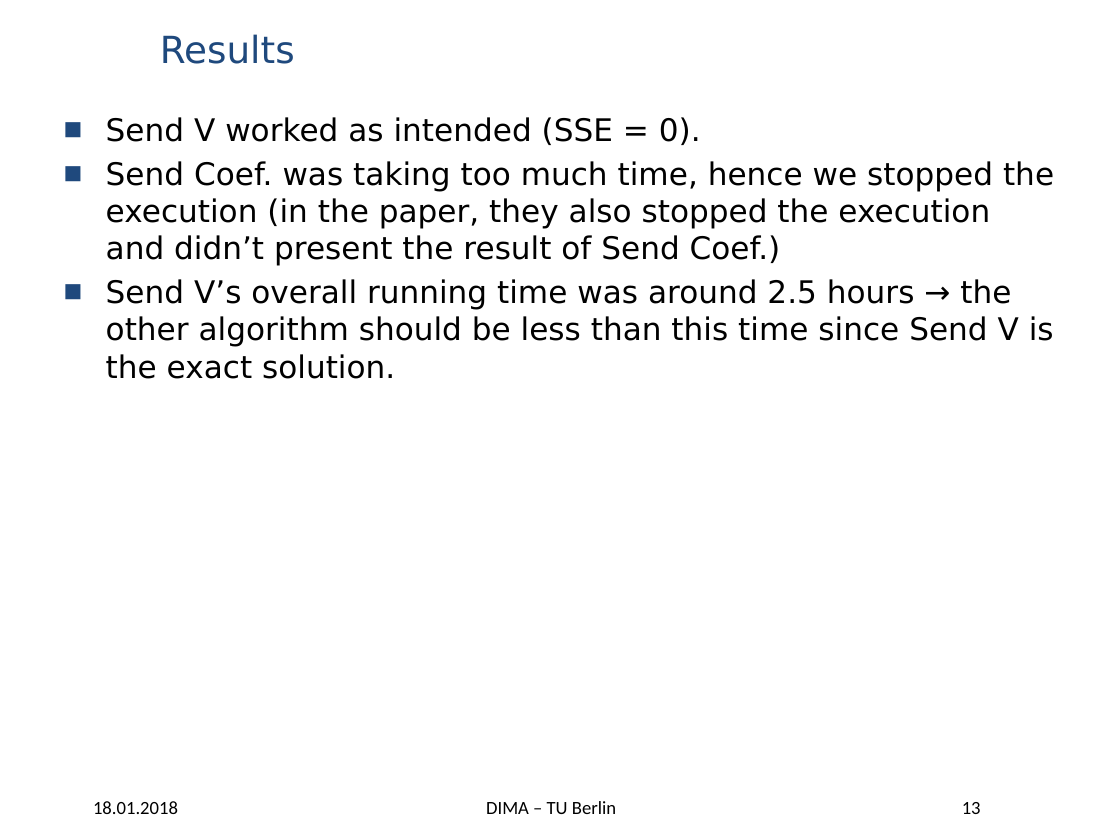
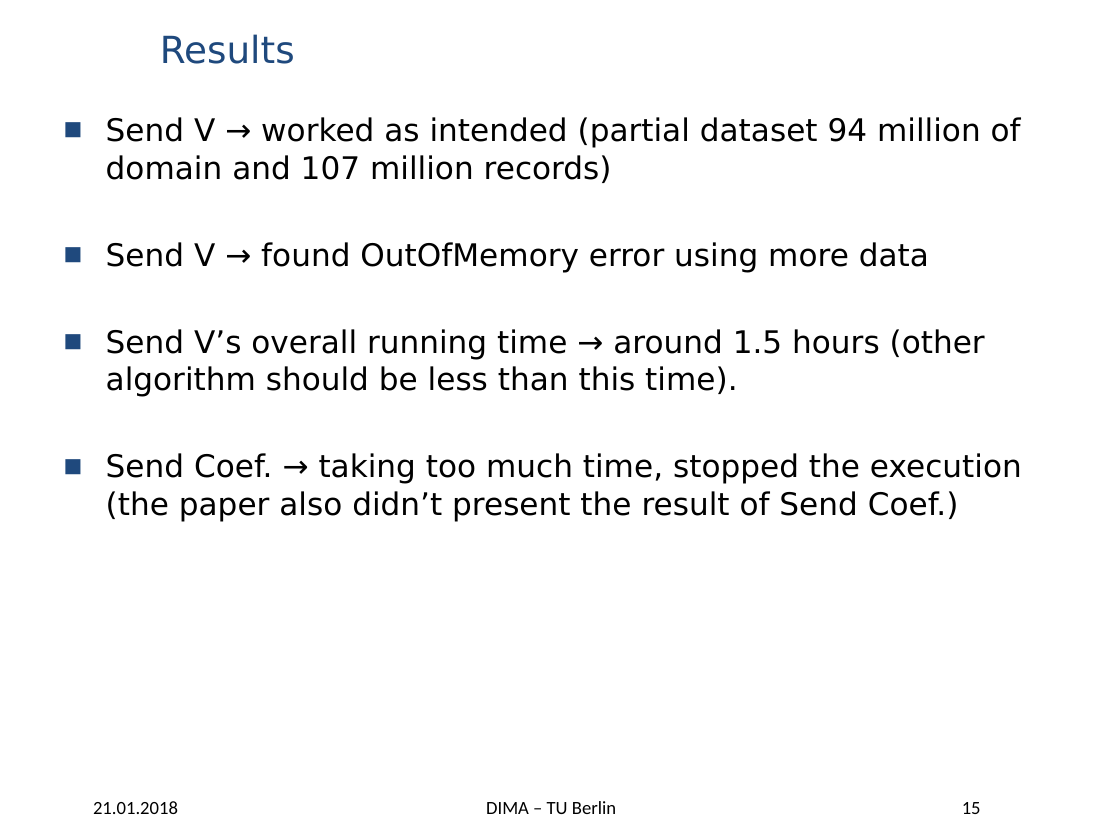
Before and after one commit to panduwicaksono91/wave-hist, a slide deck: slide 15 of BDAPRO Midterm Presentation - Wavelet Histogram.pptx (slide 13 before the commit). Drawn at 1120x840 pixels with LibreOffice and Linux fonts; fonts in the diff are those of the drawing; background and template pictures are left out. Boxes give left, top, right and bottom in pixels: in the first picture for what was removed or moved away, otherwise in the second. Text is boxed around its words. In the diff, an @@ line names an element or a change of style, - is before the commit and + after.

```diff
--- a/BDAPRO Midterm Presentation - Wavelet Histogram.pptx
+++ b/BDAPRO Midterm Presentation - Wavelet Histogram.pptx
@@ text at [106,117,1022,521]: text changed @@
-■ Send V worked as intended (SSE = 0).
-■ Send Coef. was taking too much time, hence we stopped the execution (in the paper, they also stopped the execution and didn’t present the result of Send Coef.)
-■ Send V’s overall running time was around 2.5 hours → the other algorithm should be less than this time since Send V is the exact solution.
+■ Send V → worked as intended (partial dataset 94 million of domain and 107 million records)
+■ Send V → found OutOfMemory error using more data
+■ Send V’s overall running time → around 1.5 hours (other algorithm should be less than this time).
+■ Send Coef. → taking too much time, stopped the execution (the paper also didn’t present the result of Send Coef.)
@@ text at [93,801,178,814]: text changed @@
-18.01.2018
+21.01.2018
@@ page number at [962,802,981,814]: text changed @@
-13
+15
```
Also in this commit, not shown: 17 other slides changed, 5 slides added, 1 slide removed.
